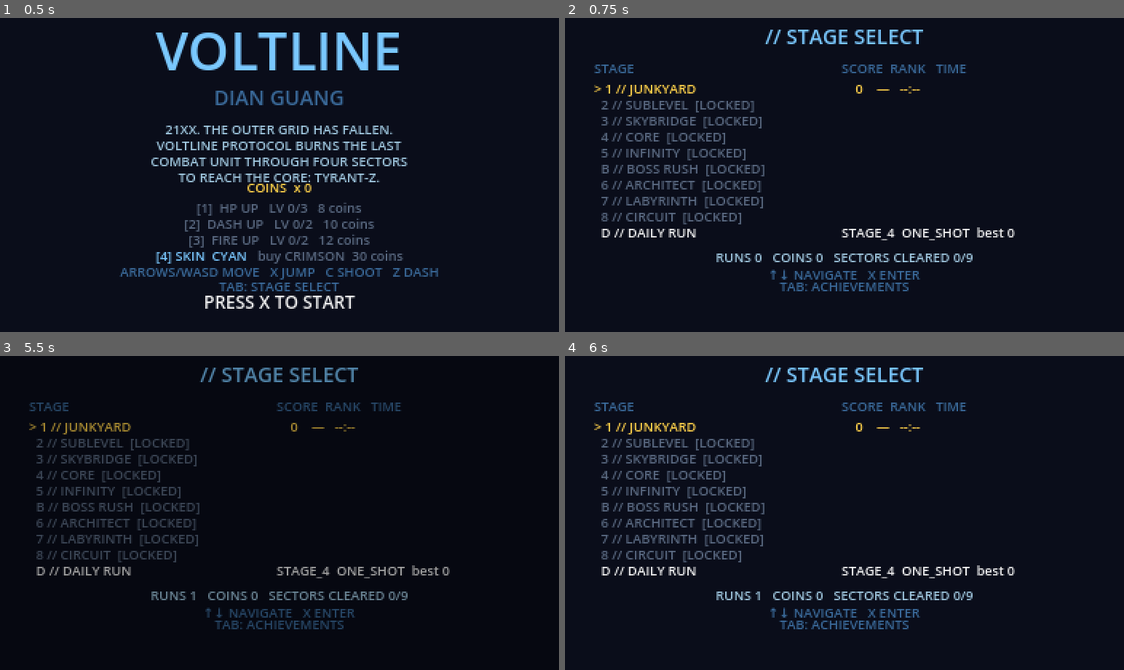
Above: before the commit, frames 1-4 (two rows, left to right).
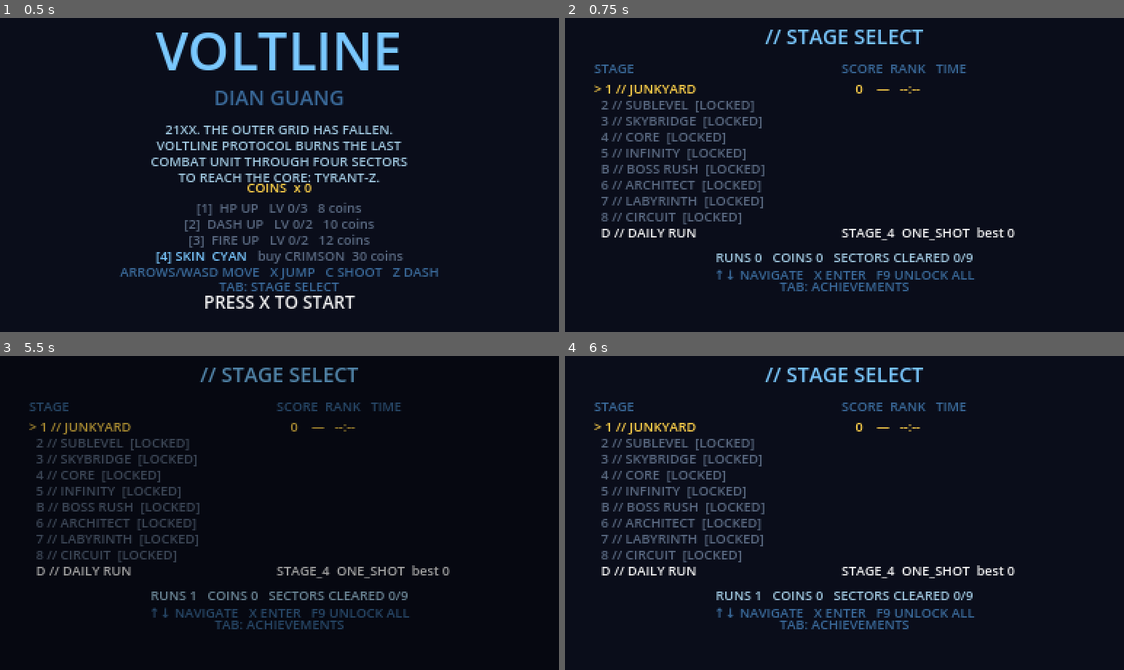
Above: after the commit, the same moments.

Repository: Arlong6/voltline
Game: Godot game, scene res://scenes/menus/title.tscn
Same seed, same stepped clock (60 frames per second), same inputs: the game is played once before the commit and once after it.
Inputs (mouse positions are in pixels of both pictures, inside the frame that each line leads up to):
- Up to frame 1 (0.5 s): no input
- Up to frame 2 (0.75 s): tap Enter at 0.5 s; move the mouse to (967, 159) at 0.52 s; hold Right (ui_right) from 0.53 s (still down); tap Tab at 0.6 s; click (967, 159) at 0.67 s
- Up to frame 3 (5.5 s): tap X (jump) at 0.77, 3.77 s; release Right (ui_right) at 1.25 s; drag from (167, 528) to (251, 575) at 1.27 s; move the mouse to (335, 443) at 2.02 s; hold Right (ui_right) 2.03-2.75 s; hold Z (dash) 2.03-2.75 s; tap Tab at 2.3, 3.8, 5.3 s; drag from (251, 575) to (111, 465) at 2.77 s; move the mouse to (447, 560) at 3.52 s; hold Left (ui_left) 3.53-4.25 s; tap Shift (subweapon) at 3.6 s; tap R (restart) at 4.15 s; drag from (111, 465) to (195, 434) at 4.27 s; move the mouse to (307, 513) at 5.02 s; hold Down from 5.03 s (still down); tap Alt at 5.1 s; click (307, 513) at 5.17 s
- Up to frame 4 (6 s): release Down at 5.75 s; drag from (760, 434) to (732, 528) at 5.77 s

Frame 1 is identical in both runs. In frame 2, 0.7% of the frame differs, in the area x 27-74%, y 80-84%; in frame 3, 0.6%; in frame 4, 0.7%.

Commit message:
v0.67.1: F9 debug — unlock all stages from the title screen
Stage Select gates stages 2..8 behind their unlock-chain prerequisites,
which makes testing late-game content tedious. Press F9 from any title
page to flip every clear flag (game / true / boss_rush / architect /
labyrinth / circuit) + seed best_scores for stages 1..3 so the entire
stage list becomes selectable. Saves to disk so it survives a restart.

Stage Select footer now reads "↑↓ NAVIGATE   X ENTER   F9 UNLOCK ALL".

Diff:
--- a/src/scripts/menus/title.gd
+++ b/src/scripts/menus/title.gd
@@ -111,6 +111,16 @@
 	if event.physical_keycode == KEY_TAB:
 		_page = (_page + 1) % _PAGE_COUNT
 		_stage_cursor = 0
+		queue_redraw()
+		get_viewport().set_input_as_handled()
+		return
+
+	# v0.67 — F9 debug cheat: unlock every stage + every clear flag, so
+	# the tester can skip straight into late-game content without having
+	# to grind through the unlock chain. Plays the coin SFX as a beep.
+	if event.physical_keycode == KEY_F9:
+		_dev_unlock_all()
+		Sfx.play("coin_pickup")
 		queue_redraw()
 		get_viewport().set_input_as_handled()
 		return
@@ -341,7 +351,7 @@
 			Game.best_scores.size(), STAGE_LIST.size() - 1  # exclude DAILY entry
 		],
 		stats_y, STORY_FONT_SIZE, COLOR_FLAVOR)
-	_draw_centered(font, "↑↓ NAVIGATE   X ENTER", 180.0,
+	_draw_centered(font, "↑↓ NAVIGATE   X ENTER   F9 UNLOCK ALL", 180.0,
 		STORY_FONT_SIZE, COLOR_NEON_DARK)
 
 
@@ -372,6 +382,23 @@
 		draw_string(font, Vector2(x + 12.0, y + 9.0),
 			String(entry["description"]),
 			HORIZONTAL_ALIGNMENT_LEFT, -1, STORY_FONT_SIZE - 1, COLOR_NEON_DARK)
+
+
+# v0.67 debug — seeds best_scores for the first three stages (the rest
+# unlock via *_cleared flags) and flips every clear flag true, so the
+# whole stage list becomes accessible from Stage Select. Saves the
+# state so a restart preserves the unlock.
+func _dev_unlock_all() -> void:
+	for key in ["stage_1", "stage_2", "stage_3"]:
+		if int(Game.best_scores.get(key, 0)) <= 0:
+			Game.best_scores[key] = 1
+	Game.game_cleared = true
+	Game.true_cleared = true
+	Game.boss_rush_cleared = true
+	Game.architect_cleared = true
+	Game.labyrinth_cleared = true
+	Game.circuit_cleared = true
+	Game.save_to_file()
 
 
 # Renders the skin slot row. Shows the current skin name in its actual
